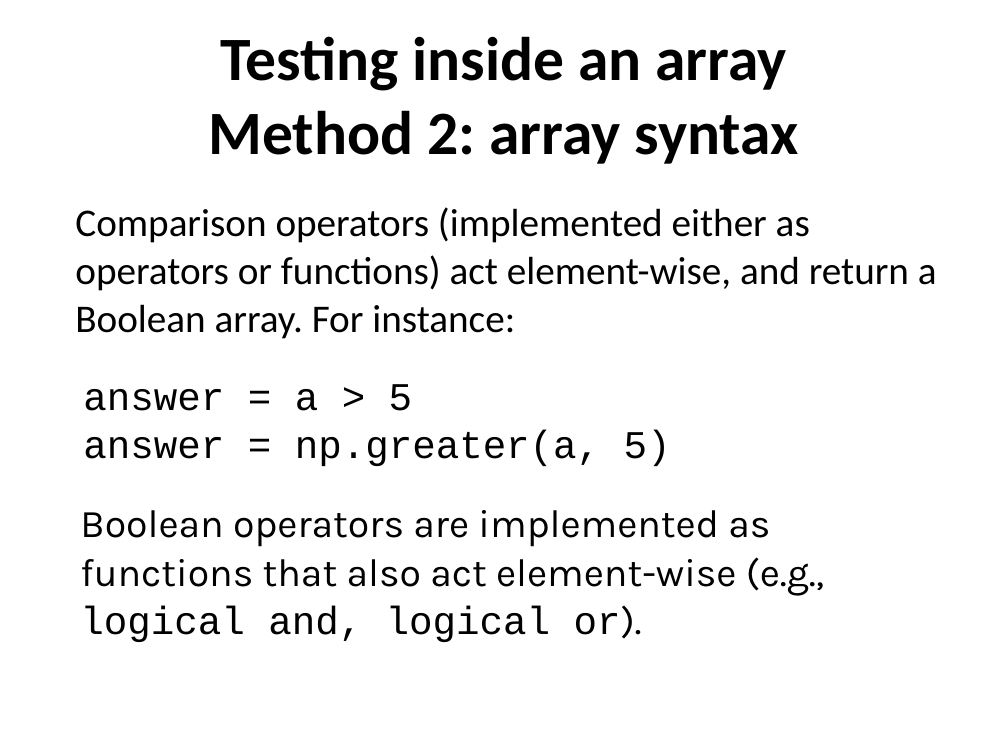
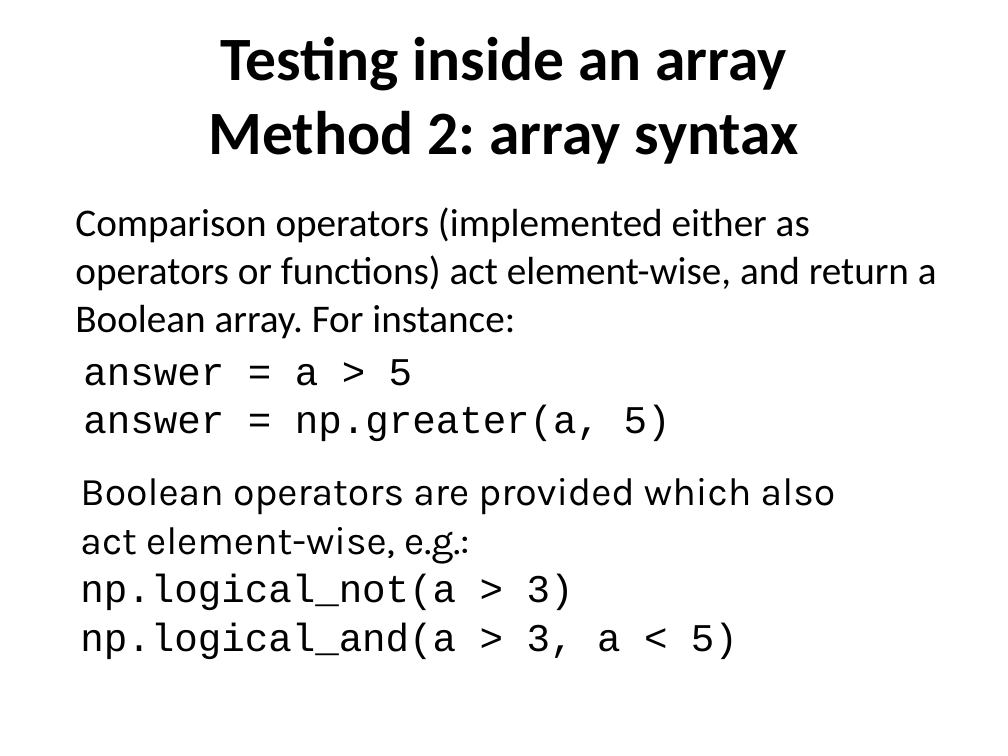
Before and after one commit to ncasuk/ncas-isc, a slide deck: slide 25 of python/presentations/handling_arrays/numpy.ppt. Drawn at 1008x756 pixels with LibreOffice and Linux fonts; fonts in the diff are those of the drawing; background and template pictures are left out. Boxes give left, top, right and bottom in pixels: in the first picture for what was removed or moved away, otherwise in the second. Text is boxed around its words. In the diff, an @@ line names an element or a change of style, - is before the commit and + after.

```diff
--- a/python/presentations/handling_arrays/numpy.ppt
+++ b/python/presentations/handling_arrays/numpy.ppt
@@ text "answer = a > 5" moved from (x1=83, y1=384, x2=671, y2=466) to (x1=83, y1=359, x2=671, y2=441) @@
@@ text at (x1=80, y1=478, x2=835, y2=659): text changed @@
-Boolean operators are implemented as functions that also act element-wise (e.g., logical and, logical or).
+Boolean operators are provided which also act element-wise, e.g.:
+np.logical_not(a > 3) np.logical_and(a > 3, a < 5)
```
Also in this commit, not shown: 11 other slides changed, 4 slides added, 3 slides removed.
